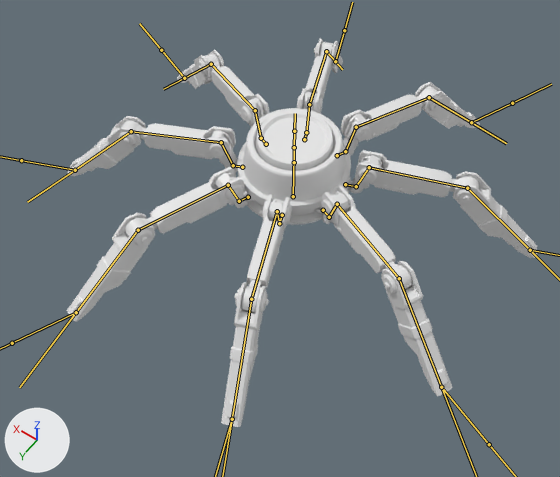
What one commit did to the FBX model Assets/Meshes/mechanical spider.fbx.
Both versions are drawn from a 50 mm lens placed at (-0.47, 0.695, 0.991), pointed at (-0.036, 0.088, 0.037). Lighting does not change. The marker at lower left points along +X, +Y and +Z. Both versions are drawn at frame 94 of the action 'SpiderArmature|WalkDemoApplied'; the numbers are the values there. The bones that bend it are drawn over the model as lines. Materials are left out; every surface is plain grey.

In view in the first picture: 'SpiderMesh'.
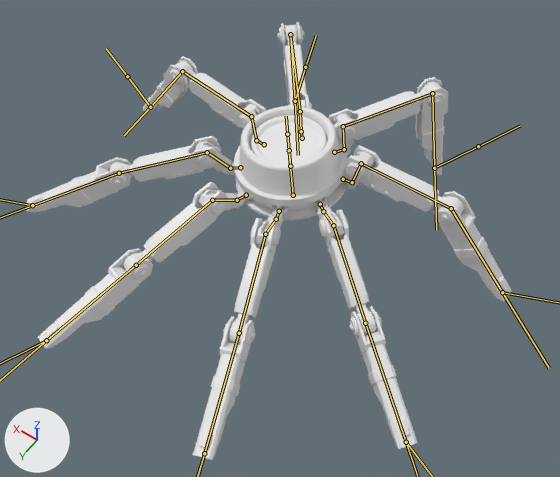
What differs and where, as boxes [x1, y1, x2, y2] in the pictures (560 x 477 px):
'SpiderMesh', posed (13% taller): before [67, 39, 537, 427]; after [26, 22, 512, 460]
bone 'Root', root to tip: before (293, 196) to (294, 155); after (293, 195) to (289, 152)
bone 'Pelvis_0.r', root to tip: before (248, 197) to (239, 201); after (246, 195) to (237, 200)
bone 'Hip_0.r', root to tip: before (239, 201) to (228, 185); after (237, 200) to (212, 200)
bone 'Thigh_0.r', root to tip: before (228, 185) to (138, 230); after (212, 200) to (136, 265)
bone 'Calf_0.r', root to tip: before (138, 230) to (76, 312); after (136, 265) to (46, 340)
bone 'Pelvis_1.r', root to tip: before (242, 167) to (233, 165); after (240, 167) to (230, 168)
bone 'Hip_1.r', root to tip: before (233, 165) to (221, 142); after (230, 168) to (207, 152)
bone 'Thigh_1.r', root to tip: before (221, 142) to (131, 131); after (207, 152) to (119, 173)
bone 'Calf_1.r', root to tip: before (131, 131) to (75, 170); after (119, 173) to (32, 205)
bone 'Pelvis_2.r', root to tip: before (266, 144) to (261, 138); after (264, 144) to (256, 140)
bone 'Hip_2.r', root to tip: before (261, 138) to (255, 110); after (256, 140) to (251, 116)
bone 'Calf_2.r', root to tip: before (211, 64) to (184, 78); after (182, 71) to (150, 107)
bone 'Pelvis_3.r', root to tip: before (304, 139) to (306, 132); after (302, 138) to (301, 131)
bone 'Hip_3.r', root to tip: before (306, 132) to (309, 104); after (301, 131) to (300, 111)
bone 'Thigh_3.r', root to tip: before (309, 104) to (326, 51); after (300, 111) to (290, 34)
bone 'Calf_3.r', root to tip: before (326, 51) to (335, 61); after (290, 34) to (295, 101)
bone 'Pelvis_0.l', root to tip: before (282, 215) to (279, 223); after (279, 211) to (276, 219)
bone 'Hip_0.l', root to tip: before (279, 223) to (277, 211); after (276, 219) to (265, 234)
bone 'Thigh_0.l', root to tip: before (277, 211) to (251, 299); after (265, 234) to (239, 333)
bone 'Calf_0.l', root to tip: before (251, 299) to (232, 419); after (239, 333) to (204, 453)
bone 'Pelvis_1.l', root to tip: before (323, 210) to (329, 217); after (320, 204) to (323, 211)
bone 'Hip_1.l', root to tip: before (329, 217) to (337, 204); after (323, 211) to (333, 225)
bone 'Thigh_1.l', root to tip: before (337, 204) to (399, 278); after (333, 225) to (365, 323)
bone 'Calf_1.l', root to tip: before (399, 278) to (441, 387); after (365, 323) to (406, 442)
bone 'Pelvis_2.l', root to tip: before (345, 184) to (356, 186); after (343, 179) to (352, 182)
bone 'Hip_2.l', root to tip: before (356, 186) to (369, 167); after (352, 182) to (361, 163)
bone 'Thigh_2.l', root to tip: before (369, 167) to (467, 188); after (361, 163) to (451, 208)
bone 'Calf_2.l', root to tip: before (467, 188) to (530, 250); after (451, 208) to (502, 292)
bone 'Pelvis_3.l', root to tip: before (337, 155) to (345, 151); after (334, 152) to (344, 149)
bone 'Hip_3.l', root to tip: before (345, 151) to (356, 127); after (344, 149) to (343, 126)
bone 'Thigh_3.l', root to tip: before (356, 127) to (429, 97); after (343, 126) to (432, 93)
bone 'Calf_3.l', root to tip: before (429, 97) to (471, 122); after (432, 93) to (434, 168)
bone 'EyeSocket', root to tip: before (294, 162) to (294, 147); after (290, 166) to (289, 150)

The edits, one by one:
Bone 'Root' (bone_root) moves from (0.0, 0.0, 0.0) to (0.003, 0.0, 0.003).
Bone 'Root' (bone_root) turns from (0, 0, 0) to (0, 0, -5) degrees about its own x, y and z.
Bone 'Pelvis_0.r' (bone_pelvis_0_r) turns from (0, 0, 0) to (0, 0, 4) degrees about its own x, y and z.
Bone 'Hip_0.r' (bone_hip_0_r) turns from (0, 0, 0) to (-36, 0, 0) degrees about its own x, y and z.
Bone 'Thigh_0.r' (bone_thigh_0_r) turns from (0, 0, 0) to (22, 0, 0) degrees about its own x, y and z.
Bone 'Calf_0.r' (bone_calf_0_r) turns from (0, 0, 0) to (41, 0, 0) degrees about its own x, y and z.
Bone 'Pelvis_1.r' (bone_pelvis_1_r) turns from (0, 0, 0) to (0, 0, 16) degrees about its own x, y and z.
Bone 'Hip_1.r' (bone_hip_1_r) turns from (0, 0, 0) to (-21, 0, 0) degrees about its own x, y and z.
Bone 'Thigh_1.r' (bone_thigh_1_r) turns from (0, 0, 0) to (13, 0, 0) degrees about its own x, y and z.
Bone 'Calf_1.r' (bone_calf_1_r) turns from (0, 0, 0) to (32, 0, 0) degrees about its own x, y and z.
Bone 'Pelvis_2.r' (bone_pelvis_2_r) turns from (0, 0, 0) to (0, 0, 20) degrees about its own x, y and z.
Bone 'Hip_2.r' (bone_hip_2_r) turns from (0, 0, 0) to (15, 0, 0) degrees about its own x, y and z.
Bone 'Calf_2.r' (bone_calf_2_r) turns from (0, 0, 0) to (-19, 0, 0) degrees about its own x, y and z.
Bone 'Pelvis_3.r' (bone_pelvis_3_r) turns from (0, 0, 0) to (0, 0, 17) degrees about its own x, y and z.
Bone 'Hip_3.r' (bone_hip_3_r) turns from (0, 0, 0) to (28, 0, 0) degrees about its own x, y and z.
Bone 'Thigh_3.r' (bone_thigh_3_r) turns from (0, 0, 0) to (-5, 0, 0) degrees about its own x, y and z.
Bone 'Calf_3.r' (bone_calf_3_r) turns from (0, 0, 0) to (-59, 0, 0) degrees about its own x, y and z.
Bone 'Pelvis_0.l' (bone_pelvis_0_l) turns from (0, 0, 0) to (0, 0, -4) degrees about its own x, y and z.
Bone 'Hip_0.l' (bone_hip_0_l) turns from (0, 0, 0) to (-50, 0, 0) degrees about its own x, y and z.
Bone 'Thigh_0.l' (bone_thigh_0_l) turns from (0, 0, 0) to (31, 0, 0) degrees about its own x, y and z.
Bone 'Calf_0.l' (bone_calf_0_l) turns from (0, 0, 0) to (44, 0, 0) degrees about its own x, y and z.
Bone 'Pelvis_1.l' (bone_pelvis_1_l) turns from (0, 0, 0) to (0, 0, -16) degrees about its own x, y and z.
Bone 'Hip_1.l' (bone_hip_1_l) turns from (0, 0, 0) to (-50, 0, 0) degrees about its own x, y and z.
Bone 'Thigh_1.l' (bone_thigh_1_l) turns from (0, 0, 0) to (28, 0, 0) degrees about its own x, y and z.
Bone 'Calf_1.l' (bone_calf_1_l) turns from (0, 0, 0) to (44, 0, 0) degrees about its own x, y and z.
Bone 'Pelvis_2.l' (bone_pelvis_2_l) turns from (0, 0, 0) to (0, 0, -20) degrees about its own x, y and z.
Bone 'Hip_2.l' (bone_hip_2_l) turns from (0, 0, 0) to (1, 0, 0) degrees about its own x, y and z.
Bone 'Thigh_2.l' (bone_thigh_2_l) turns from (0, 0, 0) to (-6, 0, 0) degrees about its own x, y and z.
Bone 'Calf_2.l' (bone_calf_2_l) turns from (0, 0, 0) to (-5, 0, 0) degrees about its own x, y and z.
Bone 'Pelvis_3.l' (bone_pelvis_3_l) turns from (0, 0, 0) to (0, 0, -17) degrees about its own x, y and z.
Bone 'Hip_3.l' (bone_hip_3_l) turns from (0, 0, 0) to (21, 0, 0) degrees about its own x, y and z.
Bone 'Thigh_3.l' (bone_thigh_3_l) turns from (0, 0, 0) to (-8, 0, 0) degrees about its own x, y and z.
Bone 'Calf_3.l' (bone_calf_3_l) turns from (0, 0, 0) to (-53, 0, 0) degrees about its own x, y and z.
Bone 'EyeSocket' (bone_eyesocket) moves from (0.0, 0.0, 0.0) to (0.0, -0.015, 0.0).
